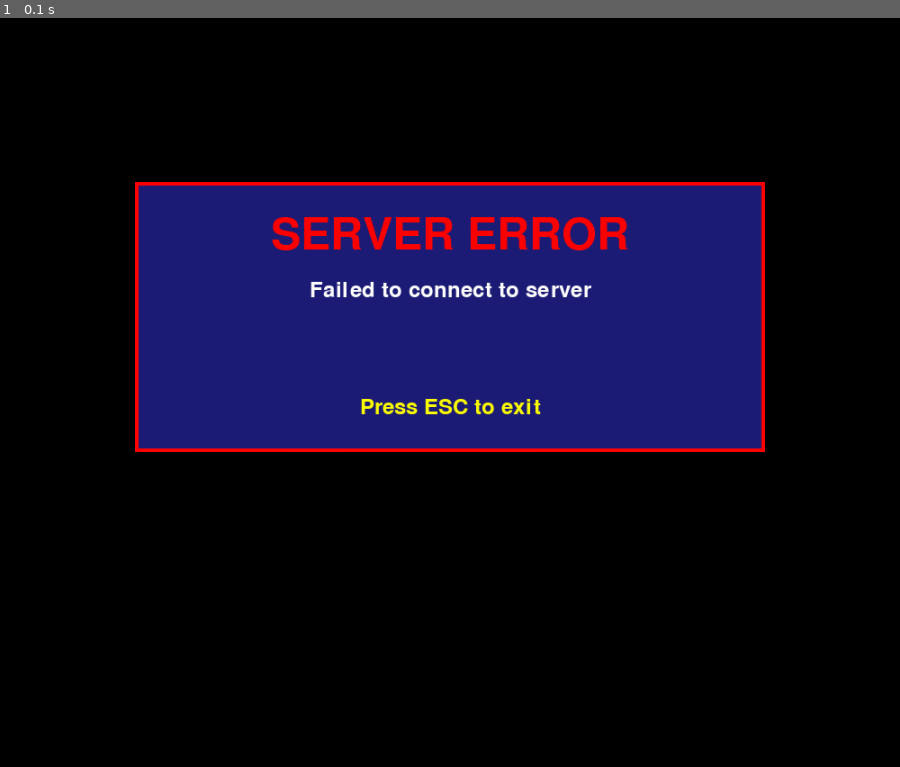
Above: before the commit, frame 1.
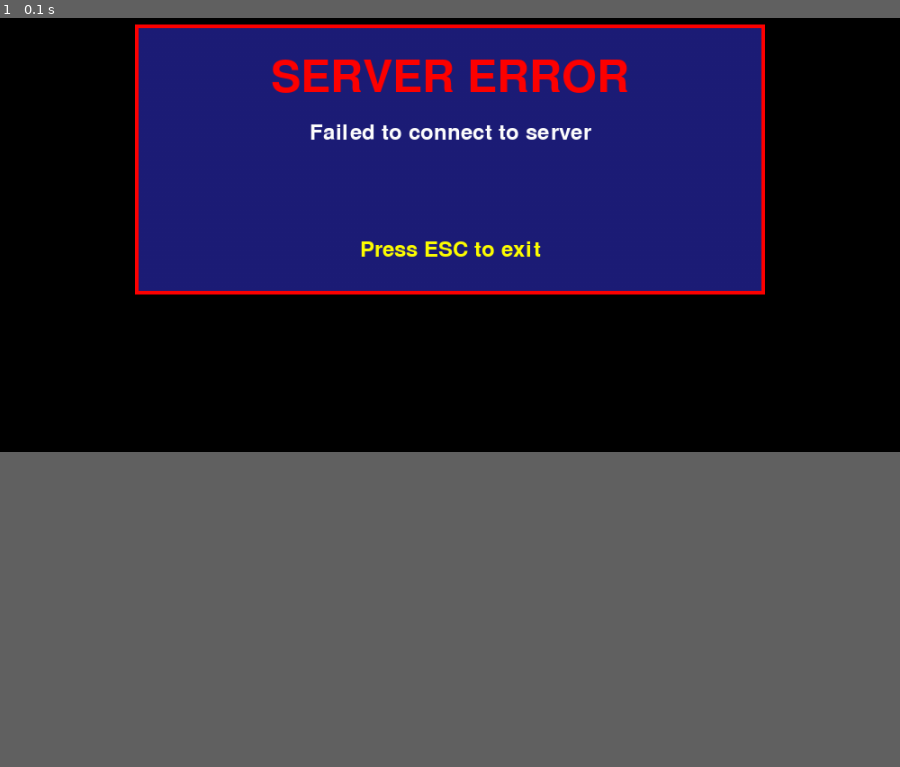
Above: after the commit, the same moment.

Repository: Zanetheboyflux/GIP_LS_2025
Game: pygame game, started from Pygame/client_fightinggame.py
Same seed, same stepped clock (60 frames per second), same inputs: the game is played once before the commit and once after it.
Inputs:
- Up to frame 1 (0.1 s): no input
The window is 900x900 before the commit and 900x585 after it. Grey fills any space a smaller window leaves; there, only what the larger window draws over its background counts as a difference.

The runs differ from the first frame. In frame 1, 31% of the frame differs, in the area x 15-85%, y 0-58%.

Commit message:
foutmelding
foutmelding bij functie def create_loging_popup

Diff:
--- a/Pygame/client_fightinggame.py
+++ b/Pygame/client_fightinggame.py
@@ -28,7 +28,7 @@
         self.winner = None
 
         self.SCREEN_WIDTH = 1000
-        self.SCREEN_HEIGHT = 1000
+        self.SCREEN_HEIGHT = 650
         self.screen = pygame.display.set_mode((self.SCREEN_WIDTH, self.SCREEN_HEIGHT))
         pygame.display.set_caption("Pokemon Fighting Game - Client")
         self.clock = pygame.time.Clock()
--- /dev/null
+++ b/Pygame/login_popup.py
@@ -0,0 +1,63 @@
+from pgu import gui
+import mysql.connector
+import tkinter as tk
+from tkinter import messagebox
+
+class LoginPopup(gui.Dialog):
+    def __init__(self, on_success=None, **params):
+        self.on_success = on_success
+        self.db_config = {
+            'host': 'localhost',
+            'user': 'root',
+            'password': '',
+            'database': 'fightinggame_database'
+        }
+
+        title = gui.Label("Login")
+        main = gui.Table(width=500, height=250)
+
+        username_label = gui.Label('Username:')
+        self.username_input = gui.Input(size=20)
+
+        password_label = gui.Label('Password:')
+        self.password_input = gui.Input(size=20, password=True)
+
+        btn = gui.Button('Login')
+        btn.connect(gui.CLICK, self.authenticate, None)
+
+        main.tr()
+        main.td(username_label)
+        main.td(self.username_input)
+        main.tr()
+        main.td(password_label)
+        main.td(self.password_input)
+        main.tr()
+        main.td(btn, colspan=2)
+
+        gui.Dialog.__init__(self, title, main)
+
+    def authenticate(self, _):
+        username = self.username_input.value
+        password = self.password_input.value
+
+        try:
+            connection = mysql.connector.connect(**self.db_config)
+            cursor = connection.cursor(dictionary=True)
+            query = "SELECT * FROM accounts where account_name = %s AND account_password = %s"
+            cursor.execute(query, (username, password))
+
+            user = cursor.fetchall()
+            if user:
+                messagebox.showinfo("Login", f"Welcome, {username}!")
+                if self.on_success:
+                    self.on_success(user[0])
+                self.close()
+            else:
+                messagebox.showerror("Login Failed", "Invalid username or password")
+        except mysql.connector.Error as err:
+            messagebox.showerror("Database Error", f'Error: {err}')
+
+        finally:
+            if connection.is_connected():
+                cursor.close()
+                connection.close()
--- a/Pygame/server_fightinggame.py
+++ b/Pygame/server_fightinggame.py
@@ -4,6 +4,8 @@
 import time
 import logging
 import argparse
+from pgu import gui
+import login_popup as login_popup
 import fightinggame_database_file as db_handler
 
 def parse_arguments():
@@ -36,6 +38,27 @@
         self.logger.info(f'Initializing cd  cd server on {host}:{port}')
 
         self.db_handler = db_handler.integrate_with_server(self)
+
+        self.login_popup = None
+
+    def login_success_handler(self, user_data):
+        self.logger.info(f"User logged in: {user_data['account_name']}")
+        self.start()
+
+    def create_login_popup(self):
+        self.app = gui.Desktop()
+        self.app.connect(gui.QUIT, self.app.quit, None)
+
+        self.login_popup = login_popup.LoginPopup(on_success=self.login_success_handler)
+
+        c = gui.Table(width=320, height=240)
+        login_btn = gui.Button('login')
+        login_btn.connect(gui.CLICK, self.login_popup.open, None)
+
+        c.tr()
+        c.td(login_btn)
+
+        self.app.run(c)
 
     def init_platforms(self):
         self.platforms = [
@@ -267,11 +290,15 @@
                 pass
         self.server_socket.close()
 
-if __name__ == "__main__":
+def main():
     args = parse_arguments()
     server = GameServer(port=args.port)
     try:
-        server.start()
+        server.create_login_popup()
+
     except KeyboardInterrupt:
-        server.logger.info('Server stopped by user')
+        server.logger.infp('Server stopped by user')
         server.close_server()
+
+if __name__ == "__main__":
+    main()
